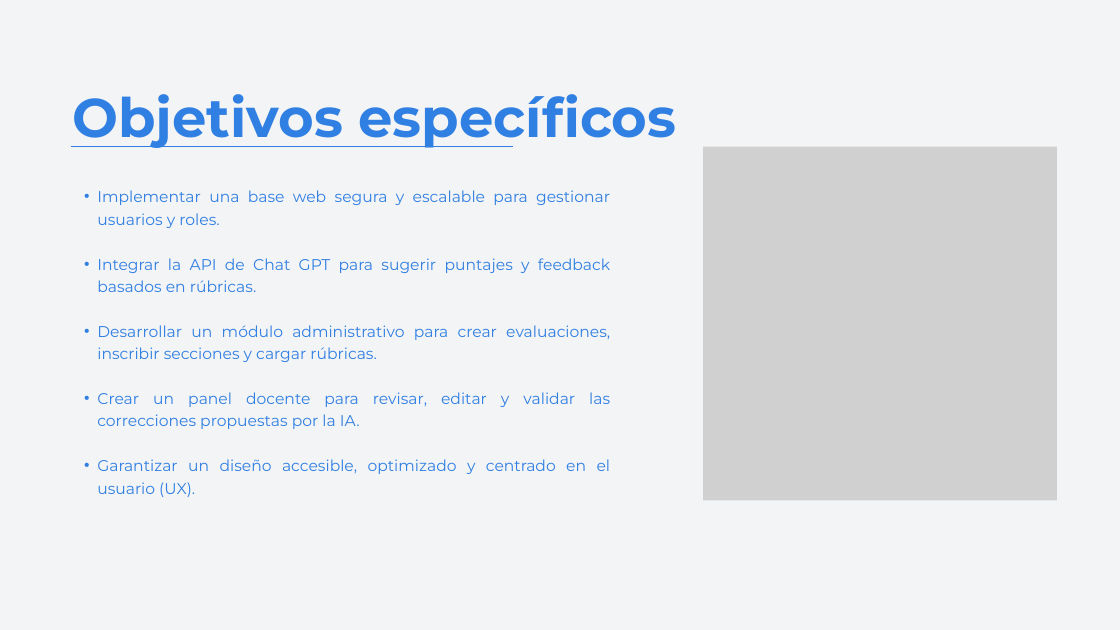
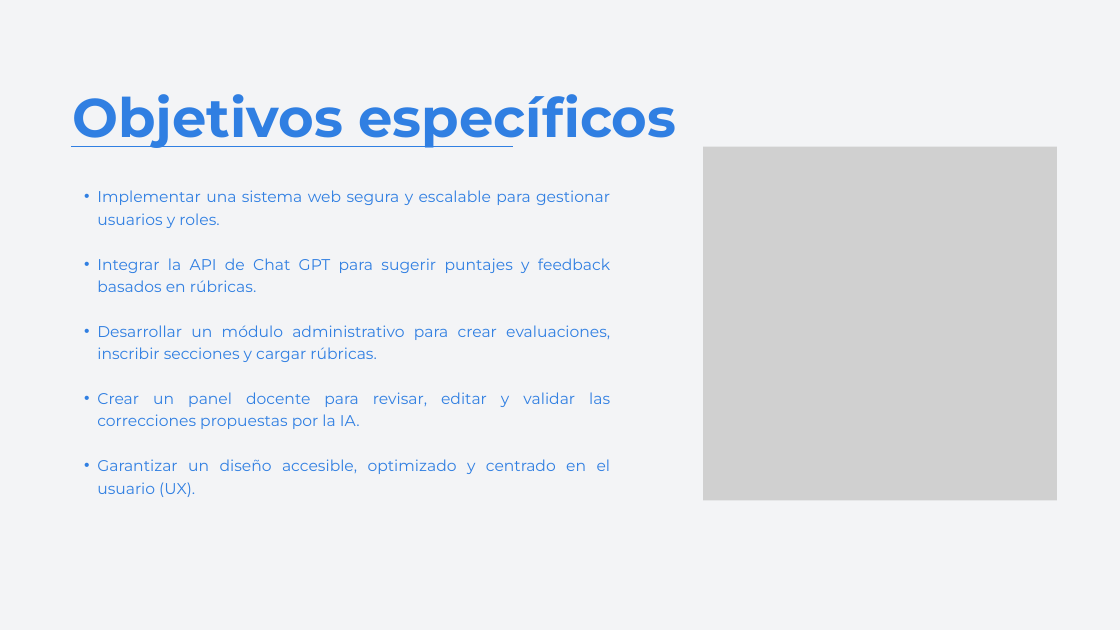
Before and after one commit to Wachitugo/Capstone, a slide deck: slide 7 of Fase 3/Presentación final.pptx. Drawn at 1120x630 pixels with LibreOffice and Linux fonts; fonts in the diff are those of the drawing; grey boxes stand for pictures. Boxes give left, top, right and bottom in pixels: in the first picture for what was removed or moved away, otherwise in the second. Text is boxed around its words. In the diff, an @@ line names an element or a change of style, - is before the commit and + after.

```diff
--- a/Fase 3/Presentación final.pptx
+++ b/Fase 3/Presentación final.pptx
@@ text at (97, 190, 610, 228): text changed @@
-  • Implementar una base web segura y escalable para gestionar usuarios y roles.
+  • Implementar una sistema web segura y escalable para gestionar usuarios y roles.
```
Also in this commit, not shown: 8 other slides changed, 2 slides added, 1 other file.
